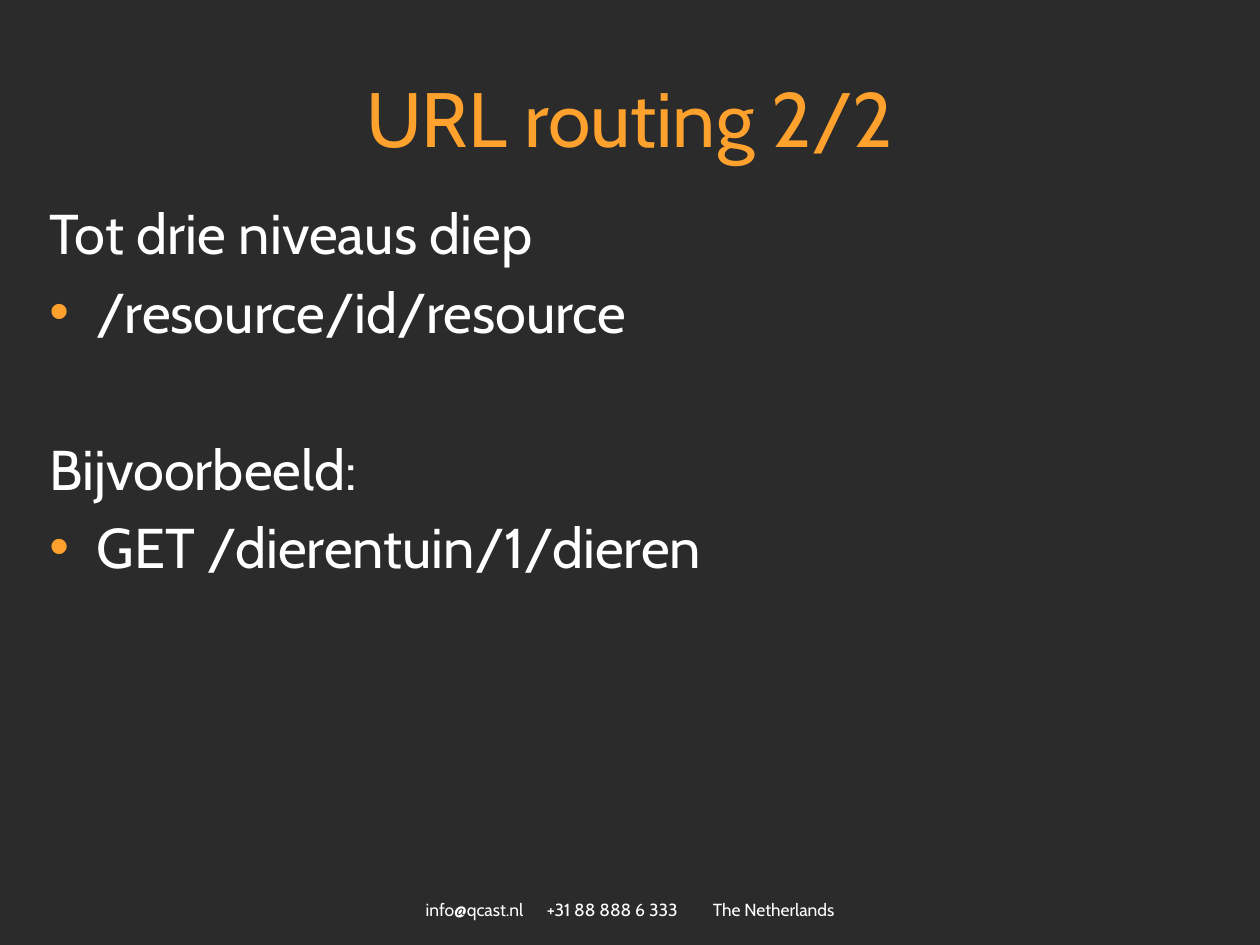
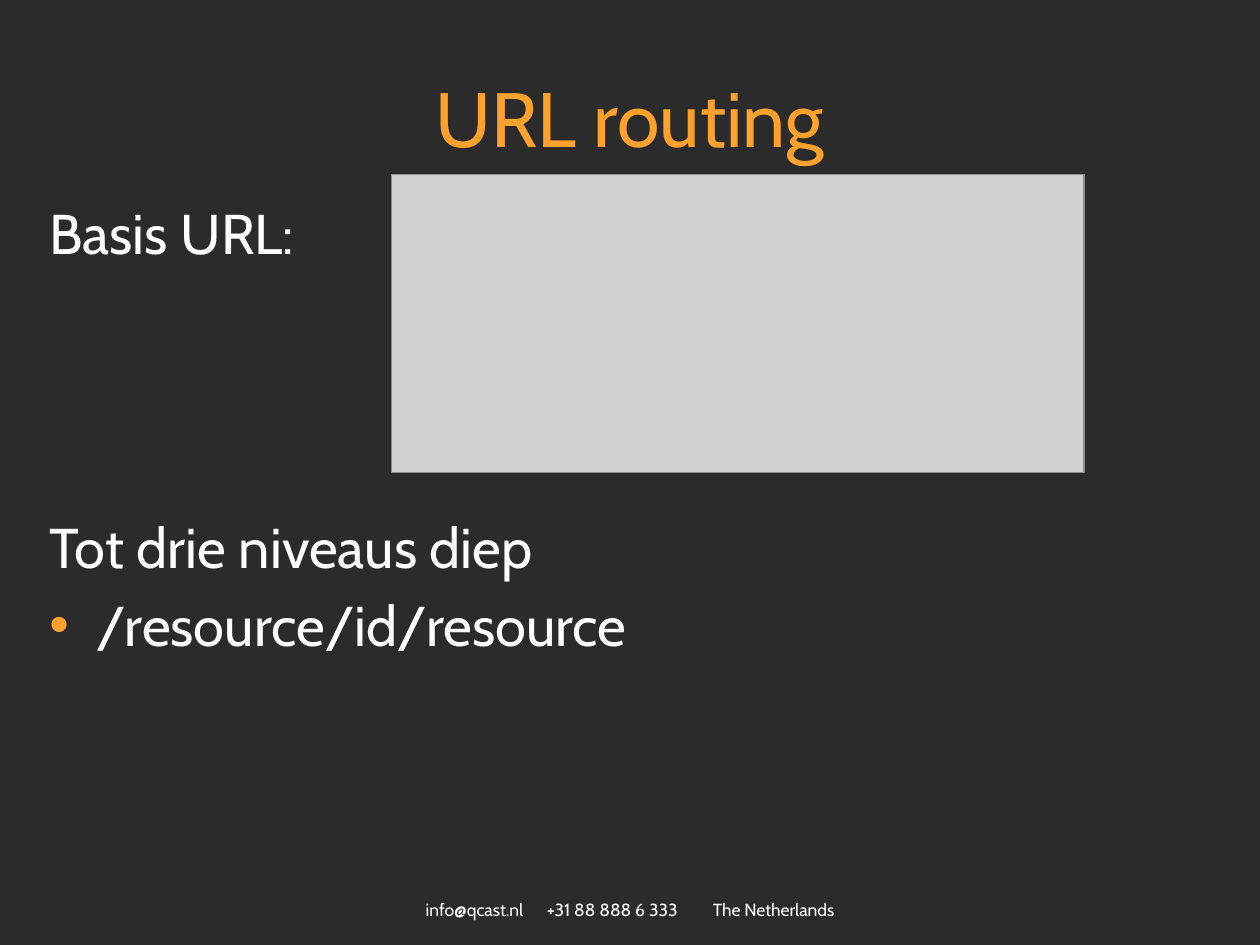
Before and after one commit to spijkerman/dierentuin, a slide deck: slide 5 of API workshop.pptx (slide 6 before the commit). Drawn at 1260x945 pixels with LibreOffice and Linux fonts; fonts in the diff are those of the drawing; grey boxes stand for pictures; background and template pictures are left out; a plain dark background stands for a picture behind light text. Boxes give left, top, right and bottom in pixels: in the first picture for what was removed or moved away, otherwise in the second. Text is boxed around its words. In the diff, an @@ line names an element or a change of style, - is before the commit and + after.

Commit message:
Changed URL Routing

```diff
--- a/API workshop.pptx
+++ b/API workshop.pptx
@@ title at [436,93,824,164]: text changed @@
-URL routing 2/2
+URL routing
@@ picture added at [392,175,1084,472] @@
@@ text at [49,214,295,255]: paragraph added @@
+Basis URL:
@@ text at [49,448,701,573]: paragraphs removed @@
-Bijvoorbeeld:
-• GET /dierentuin/1/dieren
```
Also in this commit, not shown: 1 slide removed.
